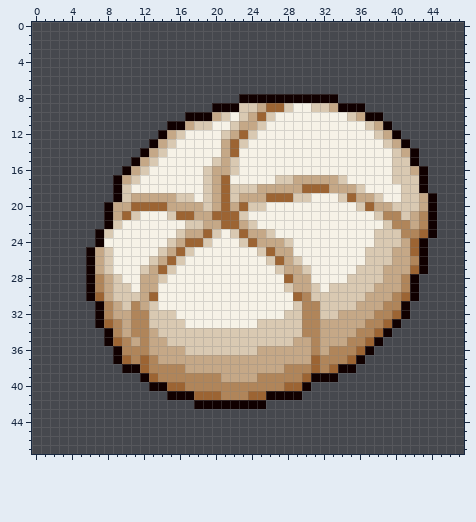
Pixel-art sprite, stored at PebblesBakery/res/bakery_roll_raw.png. That is the earlier state.
The file is 48x48 pixels.
Now the later version:
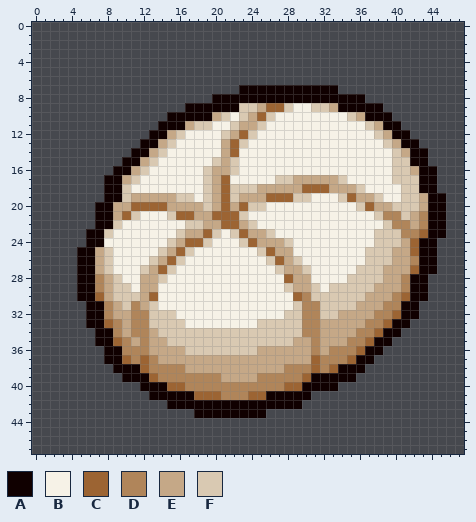
Palette (. is transparent): A #100000  B #f6f2e7  C #9c6433  D #b0855a  E #c5a887  F #d9c9b2
Changes in this commit:
y 7: x 23..33 ........... -> AAAAAAAAAAA
y 8: x 20..22 ... -> AAA; x 34..36 ... -> AAA
y 9: x 17..19 ... -> AAA; x 37..38 .. -> AA
y 10: x 15..16 .. -> AA; x 39 . -> A
y 11: x 14 . -> A; x 40 . -> A
y 12: x 13 . -> A; x 41 . -> A
y 13: x 12 . -> A; x 42 . -> A
y 14: x 11 . -> A; x 43 . -> A
y 15: x 10 . -> A; x 43 . -> A
y 16: x 9 . -> A; x 44 . -> A
y 17..18: x 8 . -> A; x 44 . -> A
y 19: x 8 . -> A; x 45 . -> A
y 20..22: x 7 . -> A; x 45 . -> A
y 23: x 6 . -> A; x 45 . -> A
y 24: x 6 . -> A; x 44 . -> A
y 25..27: x 5 . -> A; x 44 . -> A
y 28..30: x 5 . -> A; x 43 . -> A
y 31..32: x 6 . -> A; x 42 . -> A
y 33: x 6 . -> A; x 41 . -> A
y 34: x 7 . -> A; x 40 . -> A
y 35: x 7 . -> A; x 39 . -> A
y 36: x 8 . -> A; x 38 . -> A
y 37: x 8 . -> A; x 37 . -> A
y 38: x 9 . -> A; x 36 . -> A
y 39: x 10..11 .. -> AA; x 34..35 .. -> AA
y 40: x 12 . -> A; x 31..33 ... -> AAA
y 41: x 13..14 .. -> AA; x 30 . -> A
y 42: x 15..17 ... -> AAA; x 26..29 .... -> AAAA
y 43: x 18..25 ........ -> AAAAAAAA
Boxes around the changes in both pictures, in picture pixels (x1, y1, x2, y2):
added: (77, 85, 446, 418)
